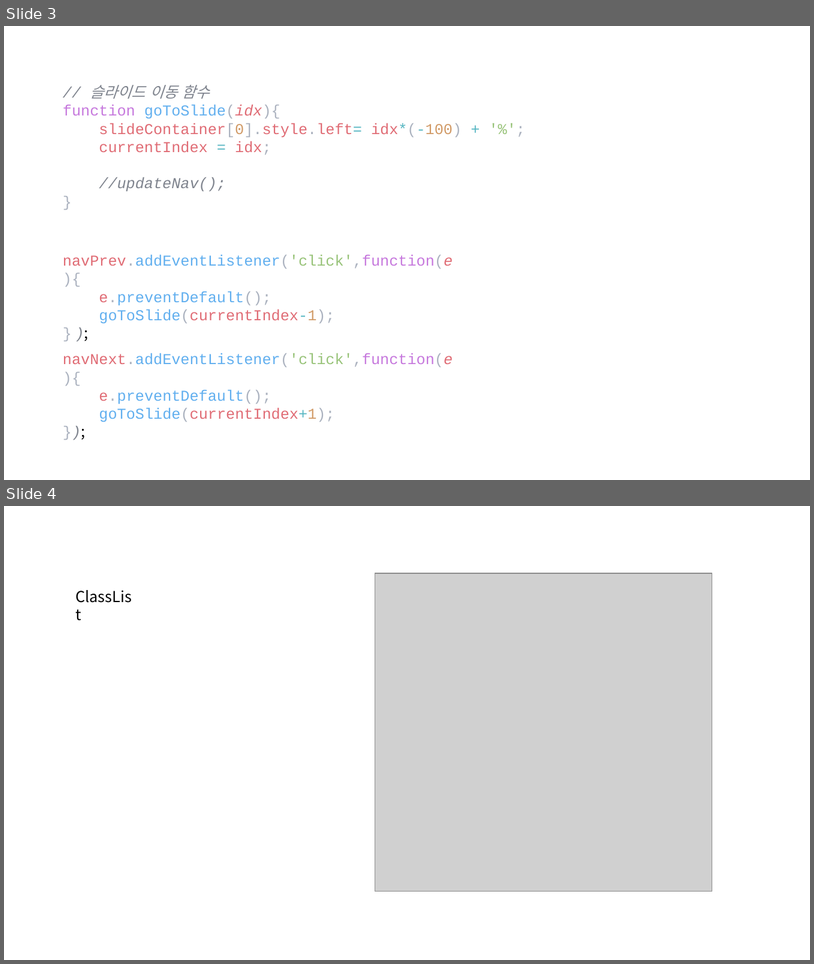
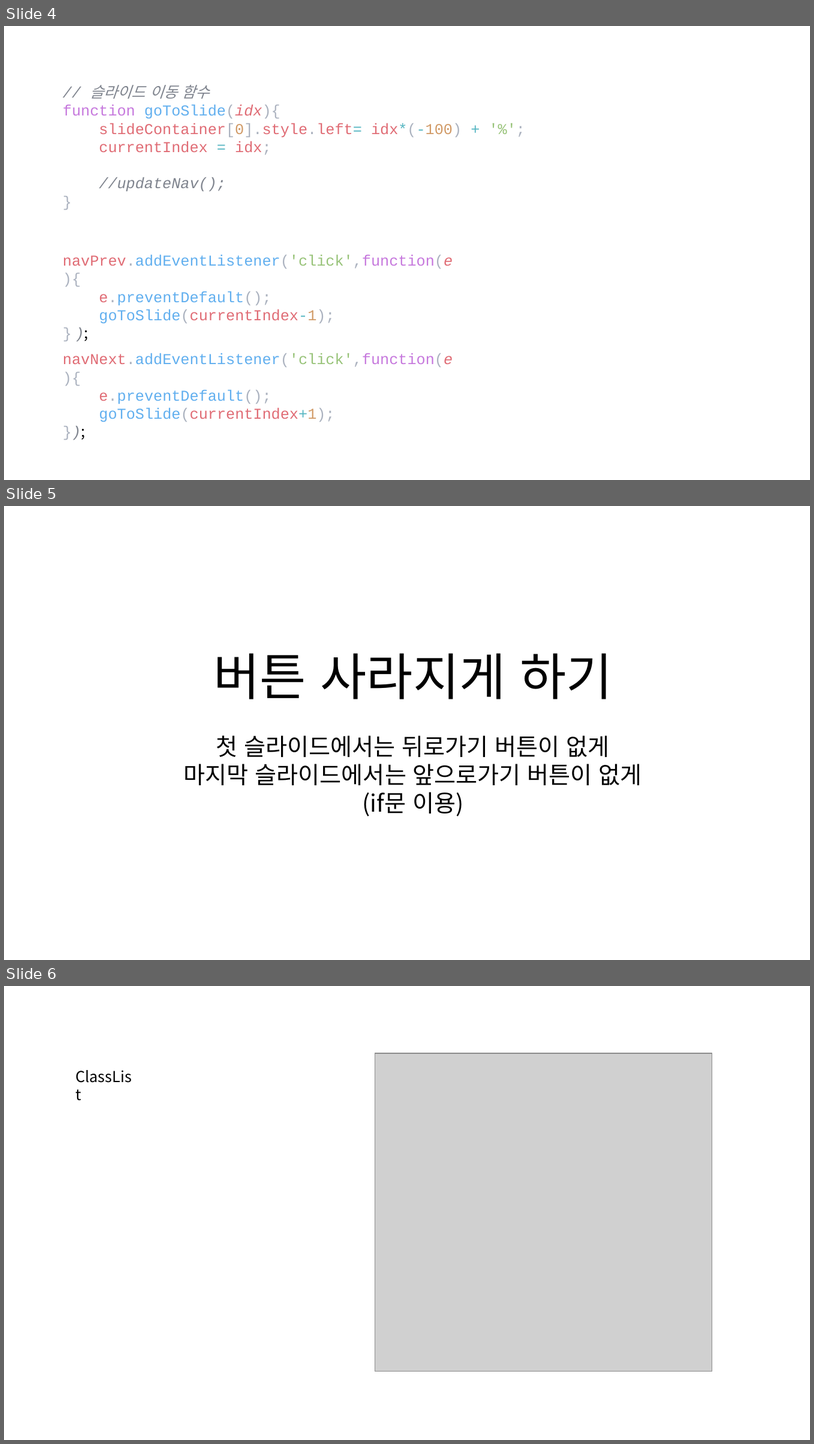
Before and after one commit to lsh58/Javascript, a slide deck: study/ex03_제작/추가내용.pptx. Shown one above the other, each under a label of ours: slides 3 and 4 before the commit, slides 4, 5 and 6 after it. The pictures are 814x964 and 814x1444 pixels, drawn with LibreOffice and Linux fonts; fonts in the diff are those of the drawing; grey boxes stand for pictures. Boxes give left, top, right and bottom in pixels: in the first picture for what was removed or moved away, otherwise in the second. Text is boxed around its words. In the diff, an @@ line names an element or a change of style, - is before the commit and + after.

```diff
--- a/study/ex03_제작/추가내용.pptx
+++ b/study/ex03_제작/추가내용.pptx
@@ slide 5 added at <box>4,506,810,960</box>, background #FFFFFF @@
@@ text added at <box>213,653,613,699</box>, 60 pt, text #000000 @@
+버튼 사라지게 하기
@@ text added at <box>184,735,642,816</box>, 28 pt, text #000000 @@
+첫 슬라이드에서는 뒤로가기 버튼이 없게
+마지막 슬라이드에서는 앞으로가기 버튼이 없게
+(if문 이용)
@@ what was slide 3 is now slide 4 @@
@@ what was slide 4 is now slide 6 @@
```
Also in this commit, not shown: 2 slides changed, 5 other slides added, 2 slides removed, 1 other file.
